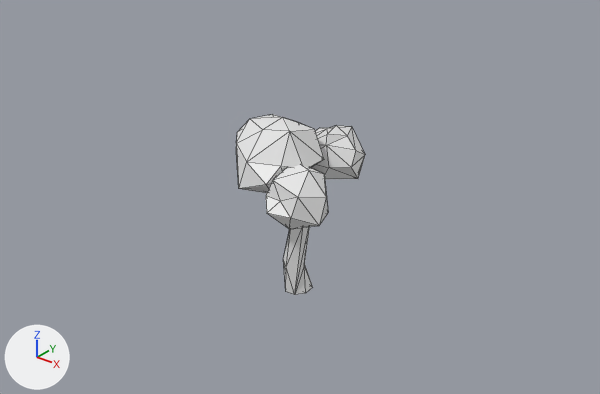
What one commit did to the OBJ model examples/hexagon/models/tree.obj.
The view is the same before and after, from a 50 mm camera at (20.1, -25.0, 19.5) aimed at (0.2, -0.1, 4.1). Arrows for +X, +Y and +Z are at lower left; the lights stay in place. Mesh edges are drawn as thin lines. Where no turn or scale is listed for an object, it has been applied to the vertices.

Names of what the first picture shows: 'Tree_1000'.
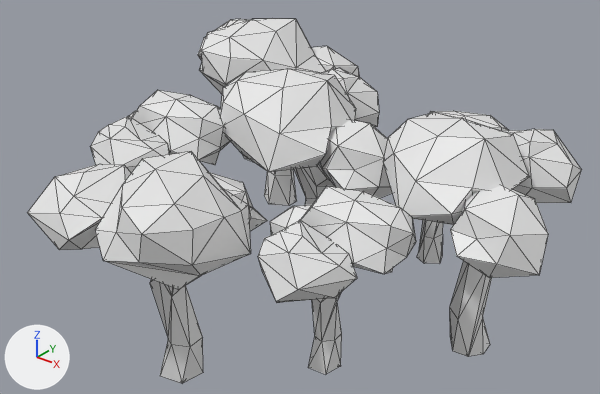
Where the change shows, as pixel boxes (x1, y1, x2, y2) in the pictures (600 x 394 px; the box of a moved part takes in the faces that stretch with it):
'Tree_1000', reshaped (327% wider, 101% taller): before (236, 114, 365, 295); after (27, 18, 581, 383)
part 1 of me_tree_1000, moved or reshaped: before (283, 227, 313, 295); after (150, 279, 203, 383)
part 2 of me_tree_1000, added: after (294, 164, 335, 205)
part 3 of me_tree_1000, added: after (264, 169, 297, 206)
part 4 of me_tree_1000, added: after (417, 220, 443, 264)
part 5 of me_tree_1000, moved or reshaped: before (236, 114, 324, 193); after (383, 112, 530, 225)
part 6 of me_tree_1000, moved or reshaped: before (266, 164, 328, 229); after (450, 186, 548, 278)
part 7 of me_tree_1000, moved or reshaped: before (311, 125, 365, 179); after (502, 129, 581, 203)
part 8 of me_tree_1000, added: after (450, 261, 492, 357)
part 9 of me_tree_1000, added: after (309, 291, 342, 374)
part 10 of me_tree_1000, added: after (27, 18, 509, 303)

The change, as a diff of the scene's bpy script:
```diff
--- a/examples/hexagon/models/tree.obj.py
+++ b/examples/hexagon/models/tree.obj.py
@@ me_tree_1000 @@
 # used by ob_tree_1000; location = (0.0, 0.0, 0.0)
-me_tree_1000.from_pydata(...)  # 114 vertices, 212 faces; spans x -3.1..2.47, y -2.76..3.85, z -0.53..7.29
+me_tree_1000.from_pydata(...)  # 798 vertices, 1484 faces; spans x -11.67..11.61, y -10.38..9.65, z -1.63..9.71
+# me_tree_1000 part 1: the loose piece of 38 vertices spanning x -1.02..1.18, y -1.02..1.8, z -0.53..4.92 is multiplied about its middle by the matrix ((-0.999, -0.932, 0.0), (0.893, -0.958, 0.0), (0.0, 0.0, 1.223)), then moved by (-1.34, -7.18, -0.49)
+# me_tree_1000 part 2: the loose piece of 38 vertices spanning x -1.02..1.18, y -1.02..1.8, z -0.53..4.92 is copied, and the copy is multiplied about its middle by the matrix ((1.149, -0.836, 0.0), (0.801, 1.101, 0.0), (0.0, 0.0, 1.272)), then moved by (-0.22, 1.62, 0.48); it spans x -1.32..2.15, y 0.46..3.62, z -0.79..6.14
+# me_tree_1000 part 3: the loose piece of 38 vertices spanning x -1.02..1.18, y -1.02..1.8, z -0.53..4.92 is copied, and the copy is multiplied about its middle by the matrix ((0.093, -1.431, 0.0), (1.372, 0.09, 0.0), (0.0, 0.0, 1.284)), then moved by (-6.8, 5.96, 0.97); it spans x -8.74..-4.62, y 4.8..7.75, z -0.33..6.66
+# me_tree_1000 part 4: the loose piece of 38 vertices spanning x -1.02..1.18, y -1.02..1.8, z -0.53..4.92 is copied, and the copy is multiplied about its middle by the matrix ((-0.599, 0.868, 0.0), (-0.832, -0.574, 0.0), (0.0, 0.0, 0.945)), then moved by (3.03, 6.14, -0.62); it spans x 1.39..4.34, y 5.58..7.78, z -1.0..4.15
+# me_tree_1000 part 5: the loose piece of 29 vertices spanning x -3.1..1.05, y -2.17..1.95, z 4.22..7.29 is scaled about its middle by (1.29, 1.24, 1.16), then moved by (8.11, 0.25, 1.51)
+# me_tree_1000 part 6: the loose piece of 23 vertices spanning x -0.3..2.47, y -2.76..0.28, z 3.58..6.03 is scaled about its middle by (1.29, 1.24, 1.16), then moved by (8.73, -0.03, 1.35)
+# me_tree_1000 part 7: the loose piece of 24 vertices spanning x -1.55..1.83, y 0.69..3.85, z 4.16..6.69 is scaled about its middle by (1.29, 1.24, 1.16), then moved by (8.45, 0.82, 1.45)
+# me_tree_1000 part 8: the loose piece of 38 vertices spanning x -1.02..1.18, y -1.02..1.8, z -0.53..4.92 is copied, and the copy is scaled about its middle by (1.29, 1.24, 1.16), then moved by (8.43, 0.37, 0.94); it spans x 7.09..9.94, y -1.0..2.51, z -0.03..6.29
+# me_tree_1000 part 9: the loose piece of 38 vertices spanning x -1.02..1.18, y -1.02..1.8, z -0.53..4.92 is copied, and the copy is multiplied about its middle by the matrix ((-0.949, 0.427, 0.0), (-0.409, -0.91, 0.0), (0.0, 0.0, 0.932)), then moved by (4.41, -4.63, 0.0); it spans x 2.92..5.41, y -5.52..-3.19, z -0.35..4.73
+# me_tree_1000 part 10: 456 vertices added at x -11.67..7.62, y -10.38..9.65, z 2.88..9.71
```
